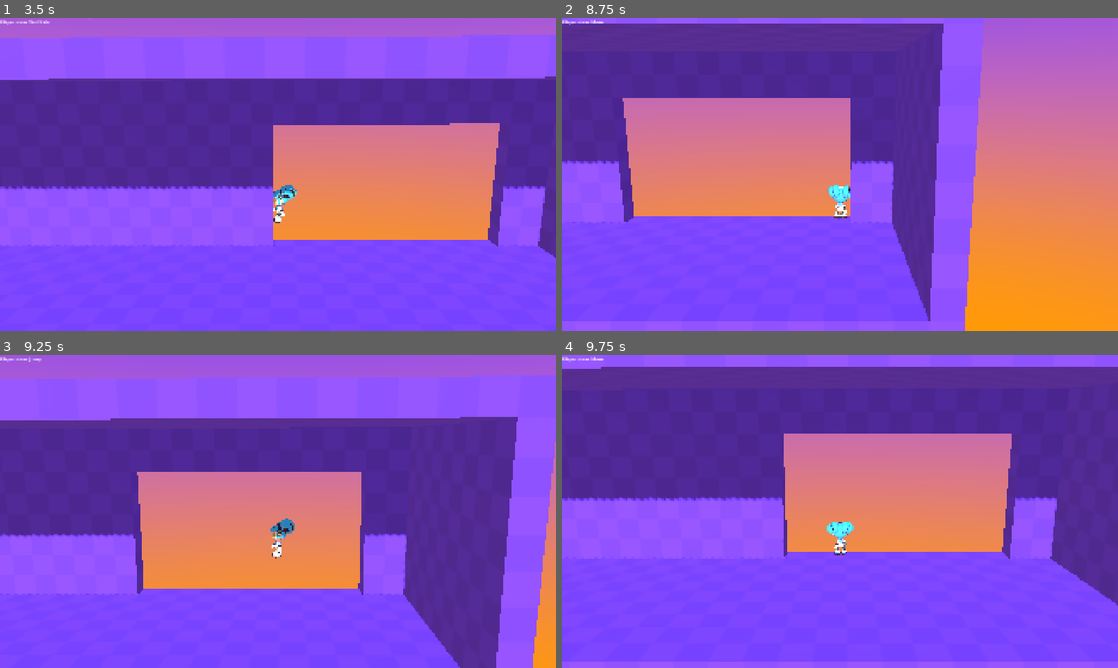
Above: before the commit, frames 1-4 (two rows, left to right).
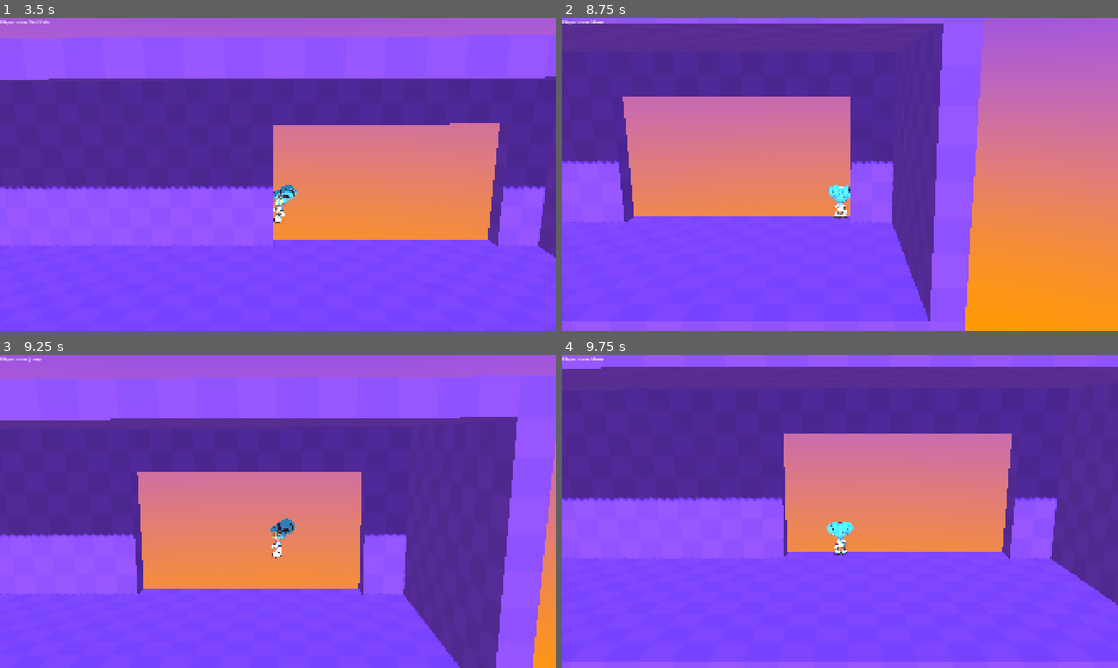
Above: after the commit, the same moments.

Repository: xpgram/3d-character-controller-1.0.0
Game: Godot game, scene res://game_fusion.tscn
Two runs of this game, one before a commit and one after it. Both use one fixed random seed, a clock stepped at 60 frames per second and the inputs below. This scene is started directly instead of the project's main scene.
Inputs (mouse positions are in pixels of both pictures, inside the frame that each line leads up to):
- Up to frame 1 (3.5 s): move the mouse to (250, 237) at 0.52 s; press the mouse at (250, 237) at 0.53 s; hold W (move_up) 0.53-2.78 s; tap Space (jump) at 0.77, 1.52, 3.02 s; move the mouse to (316, 177) at 1.27 s; release the mouse at (316, 177) at 1.28 s; click (316, 177) at 1.35 s; move the mouse to (233, 171) at 2.02 s; press the mouse at (233, 171) at 2.03 s; move the mouse to (283, 174) at 2.77 s; release the mouse at (283, 174) at 2.78 s; hold A (move_left) from 2.78 s (still down); click (283, 174) at 2.85 s
- Up to frame 2 (8.75 s): move the mouse to (817, 168) at 3.52 s; release A (move_left) at 3.53 s; press the mouse at (817, 168) at 3.53 s; hold W (move_up) 3.53-5.78 s; tap Space (jump) at 3.77, 4.52, 6.02, 6.77, 7.52 s; move the mouse to (867, 174) at 4.27 s; release the mouse at (867, 174) at 4.28 s; click (867, 174) at 4.35 s; move the mouse to (812, 174) at 5.02 s; press the mouse at (812, 174) at 5.03 s; move the mouse to (851, 168) at 5.77 s; release the mouse at (851, 168) at 5.78 s; hold D (move_right) 5.78-6.53 s; click (851, 168) at 5.85 s; move the mouse to (834, 180) at 6.52 s; press the mouse at (834, 180) at 6.53 s; hold W (move_up) from 6.53 s (still down); move the mouse to (878, 177) at 7.27 s; release the mouse at (878, 177) at 7.28 s; click (878, 177) at 7.35 s; move the mouse to (795, 171) at 8.02 s; press the mouse at (795, 171) at 8.03 s
- Up to frame 3 (9.25 s): move the mouse to (283, 511) at 8.77 s; release W (move_up) at 8.78 s; release the mouse at (283, 511) at 8.78 s; hold A (move_left) from 8.78 s (still down); click (283, 511) at 8.85 s; tap Space (jump) at 9.02 s
- Up to frame 4 (9.75 s): move the mouse to (817, 505) at 9.52 s; release A (move_left) at 9.53 s; press the mouse at (817, 505) at 9.53 s; hold W (move_up) from 9.53 s (still down)

Frame 1 is identical in both runs. In frame 2, 0.2% of the frame differs, in the area x 10-67%, y 25-87%; in frame 3, less than 0.1%; in frame 4, less than 0.1%.

Commit message:
add room to test level

Diff:
--- a/levels/prototype/level_metroid_fusion.tscn
+++ b/levels/prototype/level_metroid_fusion.tscn
@@ -6,6 +6,7 @@
 [ext_resource type="PackedScene" uid="uid://b32uyqva6mhng" path="res://levels/prototype/rooms/ship_bay_access.tscn" id="4_afe30"]
 [ext_resource type="PackedScene" uid="uid://bgnvstmvwp0s8" path="res://levels/prototype/rooms/ship_bay_shaft.tscn" id="5_c13e8"]
 [ext_resource type="PackedScene" uid="uid://doqvq55vi2apr" path="res://levels/prototype/rooms/MainDeck_ShipBayAccess.tscn" id="6_2sioe"]
+[ext_resource type="PackedScene" uid="uid://bik0kdii2g4kl" path="res://levels/prototype/rooms/MainDeck_SouthHall.tscn" id="7_afe30"]
 
 [sub_resource type="Curve" id="Curve_gvgno"]
 _data = [Vector2(0.331719, 0.0391753), 0.0, 0.0, 0, 0, Vector2(0.697336, 1), 0.51276, 0.0, 0, 0]
@@ -96,3 +97,6 @@
 
 [node name="MainDeck_ShipBayAccess" parent="Level_Rooms" instance=ExtResource("6_2sioe")]
 transform = Transform3D(1, 0, 0, 0, 1, 0, 0, 0, 1, 80, 30, 0)
+
+[node name="MainDeck_SouthHall" parent="Level_Rooms" instance=ExtResource("7_afe30")]
+transform = Transform3D(1, 0, 0, 0, 1, 0, 0, 0, 1, 104, 29, 0)
Not shown: 1 places in levels/prototype/level_metroid_fusion.tscn that only renumber resources
